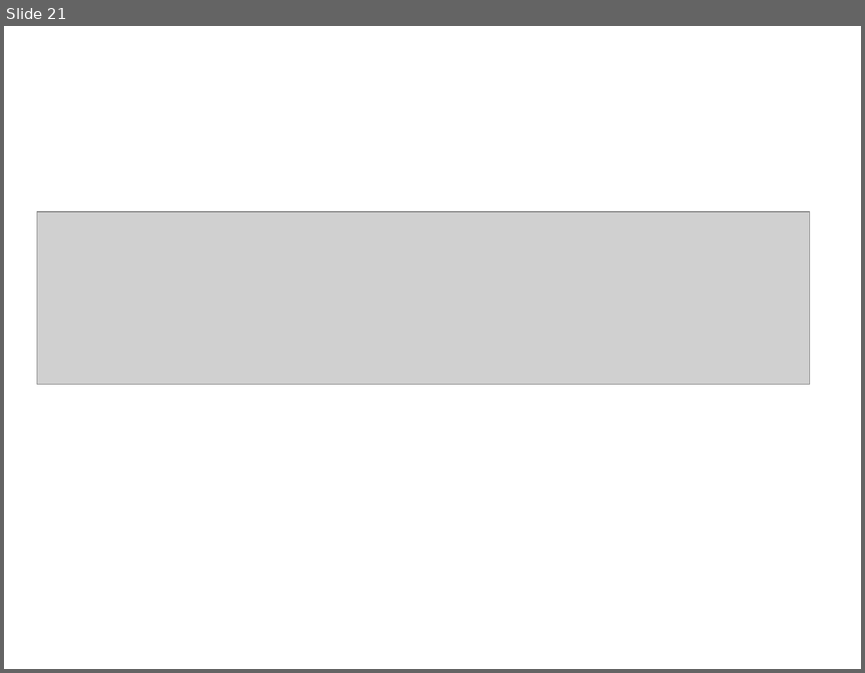
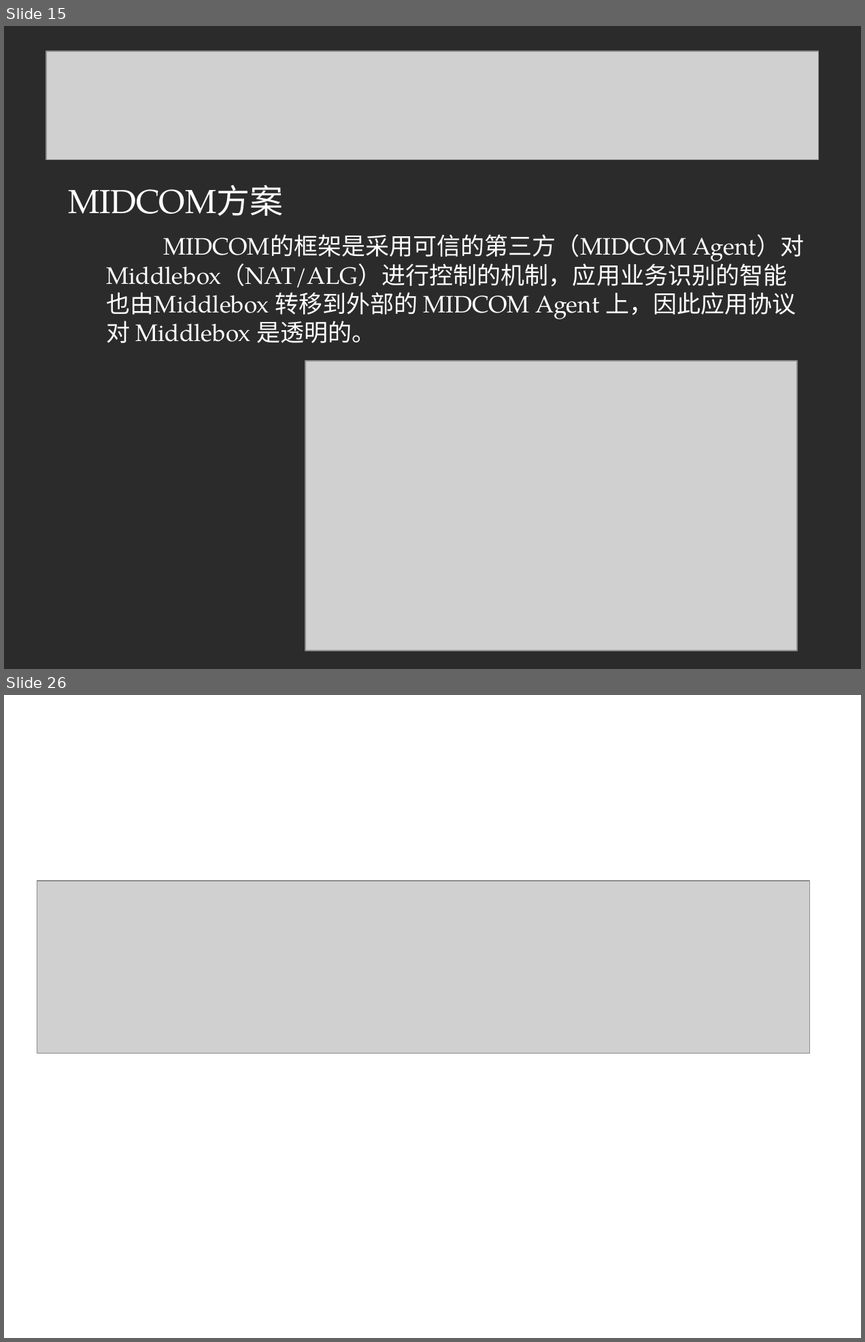
Before and after one commit to linuxsky/sip-alg, a slide deck: design-documents/SIP-ALG解决方案答辩.ppt. Shown one above the other, each under a label of ours: slide 21 before the commit, slides 15 and 26 after it; the slides between them are not shown. The pictures are 865x673 and 865x1342 pixels, drawn with LibreOffice and Linux fonts; fonts in the diff are those of the drawing; grey boxes stand for pictures; background and template pictures are left out; a plain dark background stands for a picture behind light text. Boxes give left, top, right and bottom in pixels: in the first picture for what was removed or moved away, otherwise in the second. Text is boxed around its words. In the diff, an @@ line names an element or a change of style, - is before the commit and + after.

```diff
--- a/design-documents/SIP-ALG解决方案答辩.ppt
+++ b/design-documents/SIP-ALG解决方案答辩.ppt
@@ slide 15 added at <box>4,26,861,669</box>, background picture (left out) @@
@@ picture added at <box>46,51,818,160</box> @@
@@ text added at <box>68,184,804,343</box>, 20 pt, text #FFFFFF @@
+MIDCOM方案
+MIDCOM的框架是采用可信的第三方（MIDCOM Agent）对 Middlebox（NAT/ALG）进行控制的机制，应用业务识别的智能也由Middlebox 转移到外部的 MIDCOM Agent 上，因此应用协议对 Middlebox 是透明的。
@@ picture added at <box>306,361,798,651</box> @@
@@ what was slide 21 is now slide 26 @@
```
Also in this commit, not shown: 2 slides changed, 23 other slides added, 18 slides removed.
